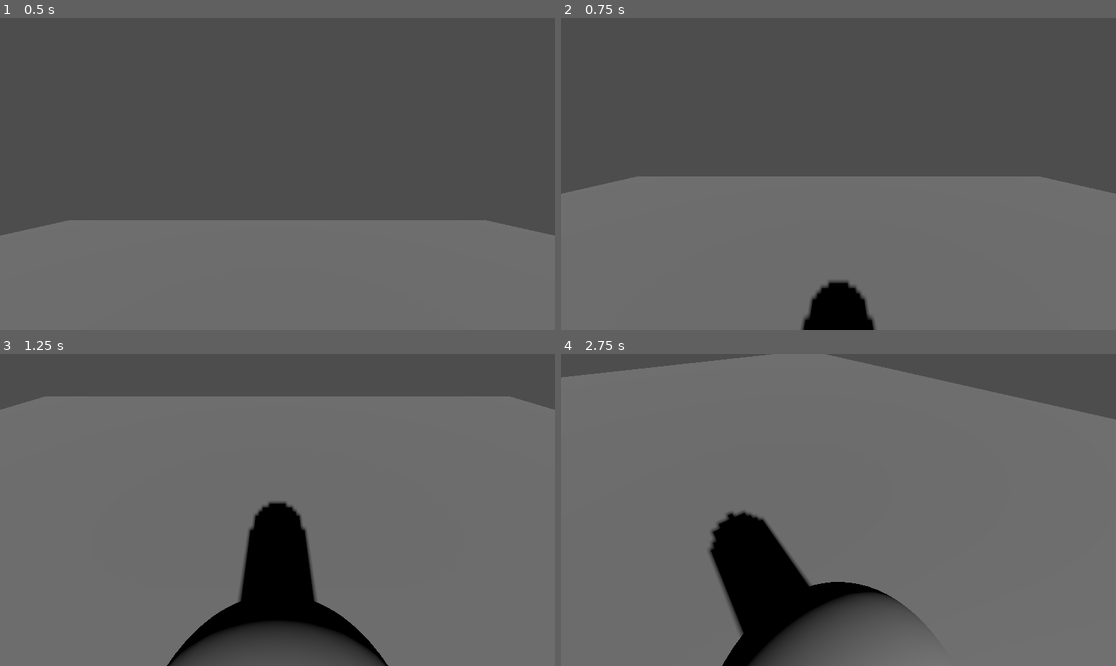
Above: before the commit, frames 1-4 (two rows, left to right).
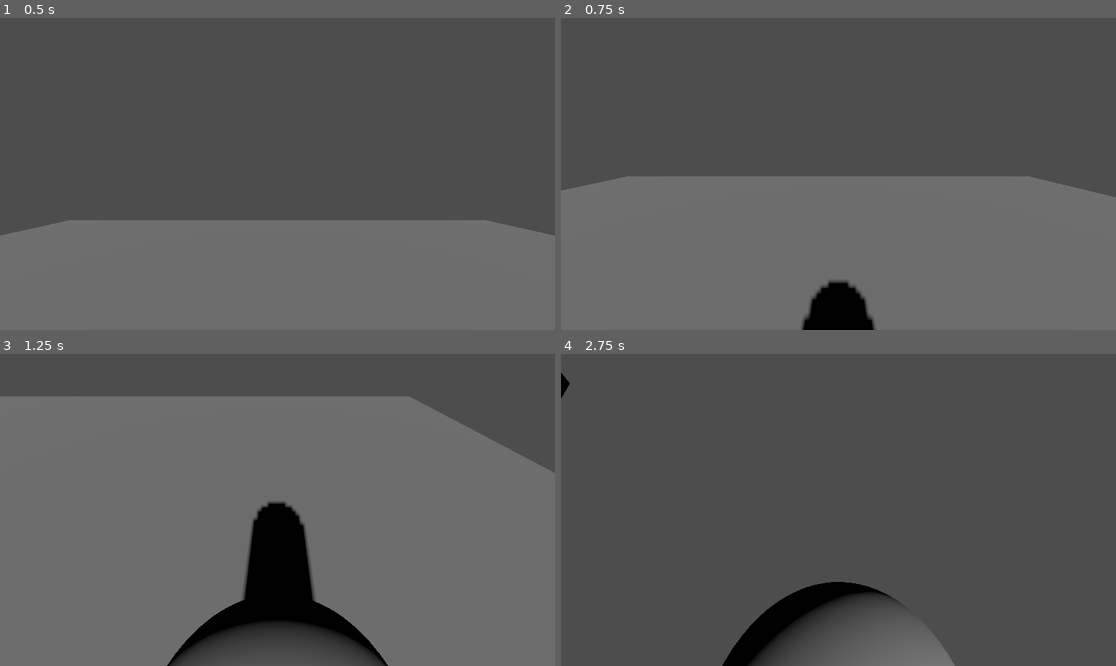
Above: after the commit, the same moments.

Repository: Flodurs/GoDotTest
Game: Godot game, scene res://scenes/level/level.tscn
Two runs of this game, one before a commit and one after it. Both use one fixed random seed, a clock stepped at 60 frames per second and the inputs below.
Inputs:
- Up to frame 1 (0.5 s): no input
- Up to frame 2 (0.75 s): tap Enter (ui_accept) at 0.5 s; hold D (Right, bound only after the commit) from 0.53 s (still down); hold Down (CamDown) from 0.53 s (still down)
- Up to frame 3 (1.25 s): keep holding D (Right, bound only after the commit); keep holding Down (CamDown); tap Enter (ui_accept) at 0.77 s
- Up to frame 4 (2.75 s): release D (Right, bound only after the commit) at 1.28 s; release Down (CamDown) at 1.28 s; hold S (Backward) 1.28-2.03 s; tap Left (CamLeft) at 1.35 s; tap Enter (ui_accept) at 1.52 s; hold D (Right, bound only after the commit) from 2.03 s (still down); hold Right (CamRight) from 2.03 s (still down)

Frame 1 is identical in both runs. In frame 2, 0.3% of the frame differs, in the area x 0-100%, y 50-58%; in frame 3, 3.6%; in frame 4, 85%, in the area x 0-100%, y 0-100%.

Commit message:
Updated Player Controller

Diff:
--- a/project.godot
+++ b/project.godot
@@ -47,3 +47,13 @@
 "events": [Object(InputEventKey,"resource_local_to_scene":false,"resource_name":"","device":-1,"window_id":0,"alt_press …(182 unchanged characters)…
 ]
 }
+Right={
+"deadzone": 0.5,
+"events": [Object(InputEventKey,"resource_local_to_scene":false,"resource_name":"","device":-1,"window_id":0,"alt_pressed":false,"shift_pressed":false,"ctrl_pressed":false,"meta_pressed":false,"pressed":false,"keycode":0,"physical_keycode":68,"key_label":0,"unicode":100,"echo":false,"script":null)
+]
+}
+Left={
+"deadzone": 0.5,
+"events": [Object(InputEventKey,"resource_local_to_scene":false,"resource_name":"","device":-1,"window_id":0,"alt_pressed":false,"shift_pressed":false,"ctrl_pressed":false,"meta_pressed":false,"pressed":false,"keycode":0,"physical_keycode":65,"key_label":0,"unicode":97,"echo":false,"script":null)
+]
+}
--- a/scenes/Player/player.gd
+++ b/scenes/Player/player.gd
@@ -1,14 +1,44 @@
 extends CharacterBody3D
 
-var speed: int = 10
-var direction: Vector3
+var speed: int = 30
+var speed_cap: int = 10
 
-func _process(delta):
-	direction = Vector3.ZERO
+func acceleration(delta, direction):
+	var velocity_2d: Vector2 = Vector2(velocity.x, velocity.z)
+	if velocity_2d.length() < speed_cap:
+		velocity += direction * speed * delta
+	else:
+		velocity = velocity - velocity.normalized() * speed * delta
+
+
+func _physics_process(delta):
+	var direction: Vector3
+	var camera_direction: Vector3 = $PlayerCamera.look_dir_2d
+	var movement: bool = false
+
+
+
 	if Input.is_action_pressed("Forward"):
-		direction = $PlayerCamera.look_dir_2d
+		movement = true
+		direction = camera_direction
+		acceleration(delta, direction)
 	if Input.is_action_pressed("Backward"):
-		direction = -$PlayerCamera.look_dir_2d
+		movement = true
+		direction = -camera_direction
+		acceleration(delta, direction)
+	if Input.is_action_pressed("Right"):
+		movement = true
+		direction = camera_direction.rotated(Vector3(0,1,0), deg_to_rad(-90))
+		acceleration(delta, direction)
+	if Input.is_action_pressed("Left"):
+		movement = true
+		direction = camera_direction.rotated(Vector3(0,1,0), deg_to_rad(90))
+		acceleration(delta, direction)
+	if movement == false:
+		velocity = velocity - velocity.normalized() * speed * delta
 
-	velocity = direction * speed
+
+#	if not is_on_floor():
+#		velocity.y -= 30 * delta
+
 	move_and_slide()
--- a/scenes/Player/player_camera.gd
+++ b/scenes/Player/player_camera.gd
@@ -5,13 +5,6 @@
 var look_dir_2d: Vector3
 
 func _process(delta):
-	camera_direction_3d = ($Marker3D.global_position - global_position).normalized()
-	look_dir_2d[0] = camera_direction_3d[0]
-	look_dir_2d[1] = 0
-	look_dir_2d[2] = camera_direction_3d[2]
-	look_dir_2d = look_dir_2d.normalized()
-
-	print(look_dir_2d)
 
 	if Input.is_action_pressed("CamUp"):
 		rotation.x += deg_to_rad(rotation_speed) * delta
@@ -21,3 +14,10 @@
 		rotation.y -= deg_to_rad(rotation_speed) * delta
 	if Input.is_action_pressed("CamLeft"):
 		rotation.y += deg_to_rad(rotation_speed) * delta
+
+func _physics_process(delta):
+	camera_direction_3d = ($Marker3D.global_position - global_position).normalized()
+	look_dir_2d[0] = camera_direction_3d[0]
+	look_dir_2d[1] = 0
+	look_dir_2d[2] = camera_direction_3d[2]
+	look_dir_2d = look_dir_2d.normalized()
--- a/scenes/level/level.tscn
+++ b/scenes/level/level.tscn
@@ -22,5 +22,5 @@
 transform = Transform3D(1, 0, 0, 0, 1, 0, 0, 0, 1, 0, 1.3592, 0)
 
 [node name="DirectionalLight3D" type="DirectionalLight3D" parent="."]
-transform = Transform3D(1, 0, 0, 0, 0.851709, 0.524016, 0, -0.524016, 0.851709, 0, 0, 0)
+transform = Transform3D(1, 0, 0, 0, 0.851709, 0.524016, 0, -0.524016, 0.851709, 0, 7.57944, 0)
 shadow_enabled = true
